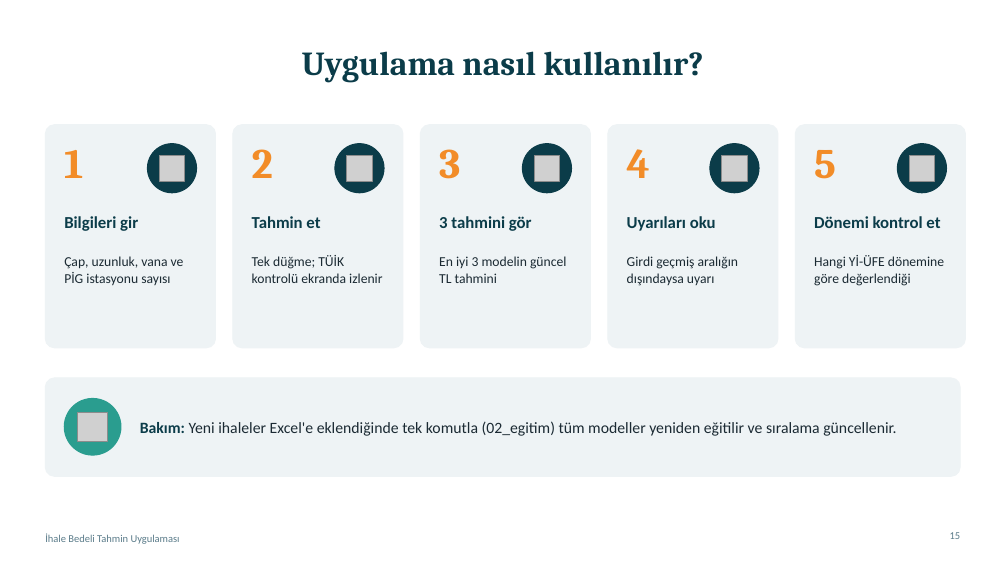
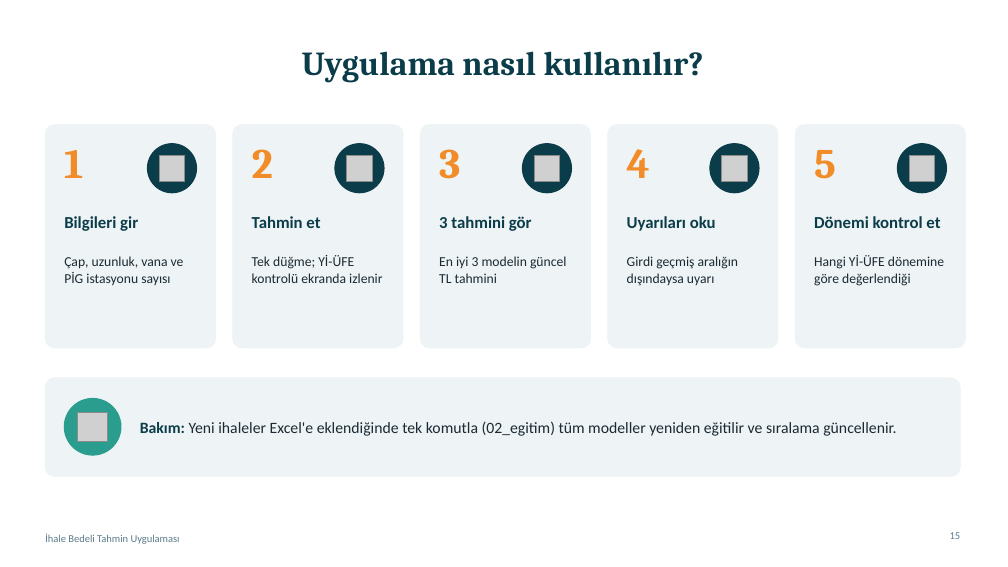
Before and after one commit to furkanatlan/ihale_tahmin, a slide deck: slide 15 of sunum/ihale_tahmin_sunumu.pptx. Drawn at 1008x567 pixels with LibreOffice and Linux fonts; fonts in the diff are those of the drawing; grey boxes stand for pictures. Boxes give left, top, right and bottom in pixels: in the first picture for what was removed or moved away, otherwise in the second. Text is boxed around its words. In the diff, an @@ line names an element or a change of style, - is before the commit and + after.

```diff
--- a/sunum/ihale_tahmin_sunumu.pptx
+++ b/sunum/ihale_tahmin_sunumu.pptx
@@ text at (252, 255, 382, 283): text changed @@
-Tek düğme; TÜİK kontrolü ekranda izlenir
+Tek düğme; Yİ-ÜFE kontrolü ekranda izlenir
```
Also in this commit, not shown: 2 other slides changed, 6 other files.
